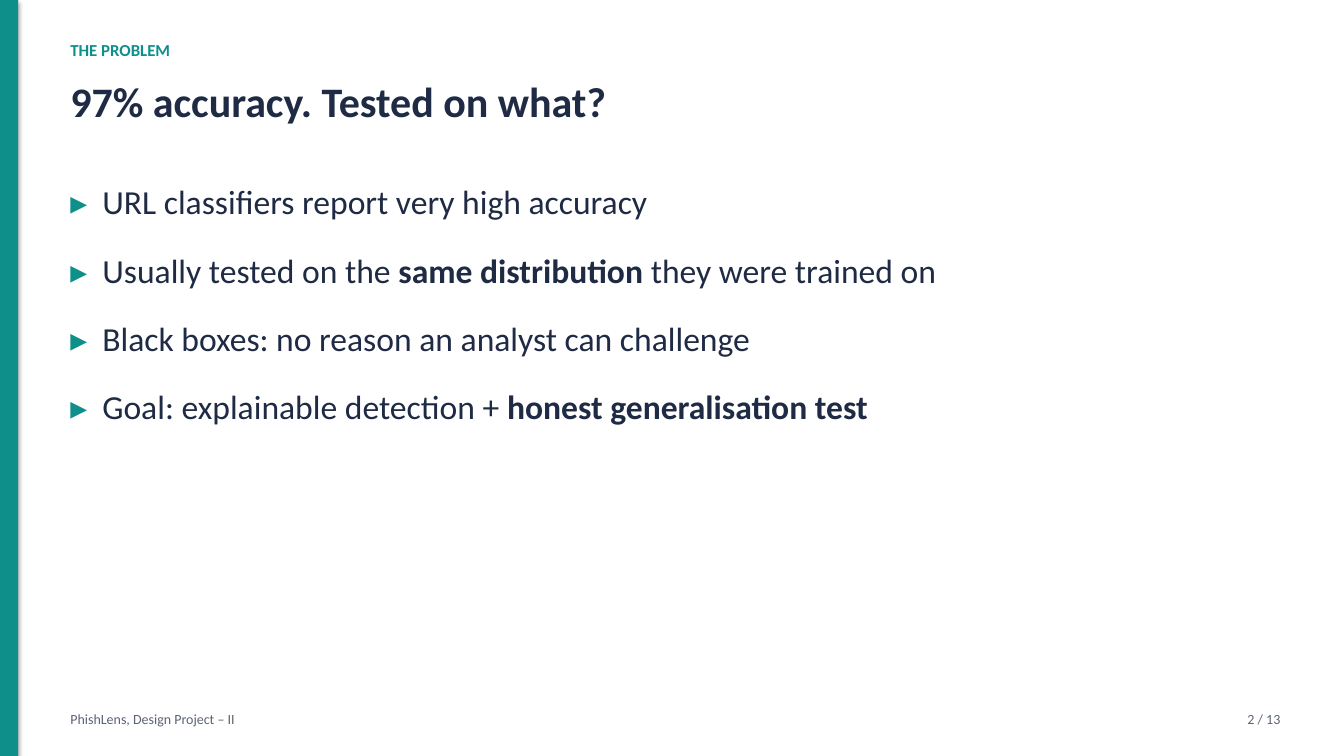
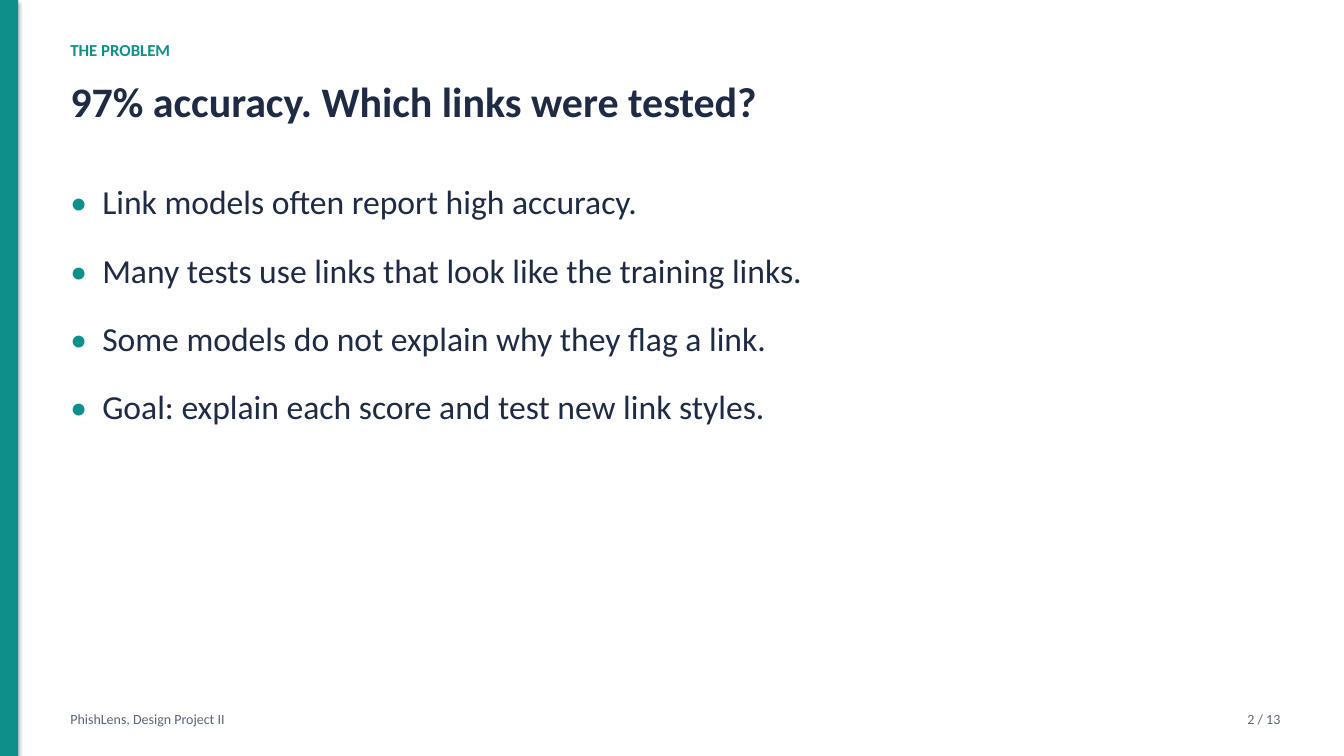
Before and after one commit to harshacreate/PhishLens, a slide deck: slide 2 of report/PhishLens_Presentation.pptx. Drawn at 1344x756 pixels with LibreOffice and Linux fonts; fonts in the diff are those of the drawing. Boxes give left, top, right and bottom in pixels: in the first picture for what was removed or moved away, otherwise in the second. Text is boxed around its words. In the diff, an @@ line names an element or a change of style, - is before the commit and + after.

```diff
--- a/report/PhishLens_Presentation.pptx
+++ b/report/PhishLens_Presentation.pptx
@@ text at [70,87,756,124]: text changed @@
-97% accuracy. Tested on what?
+97% accuracy. Which links were tested?
@@ text at [102,190,802,425]: text changed @@
-▸ URL classifiers report very high accuracy
-▸ Usually tested on the same distribution they were trained on
-▸ Black boxes: no reason an analyst can challenge
-▸ Goal: explainable detection + honest generalisation test
+• Link models often report high accuracy.
+• Many tests use links that look like the training links.
+• Some models do not explain why they flag a link.
+• Goal: explain each score and test new link styles.
@@ text at [70,714,225,727]: text changed @@
-PhishLens, Design Project – II
+PhishLens, Design Project II
```
Also in this commit, not shown: 12 other slides changed, 16 other files.
